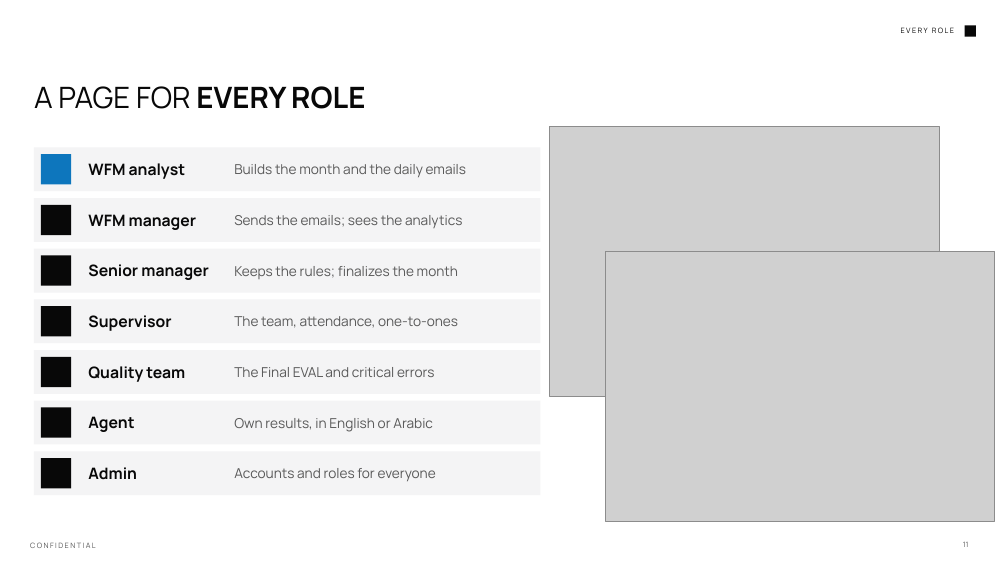
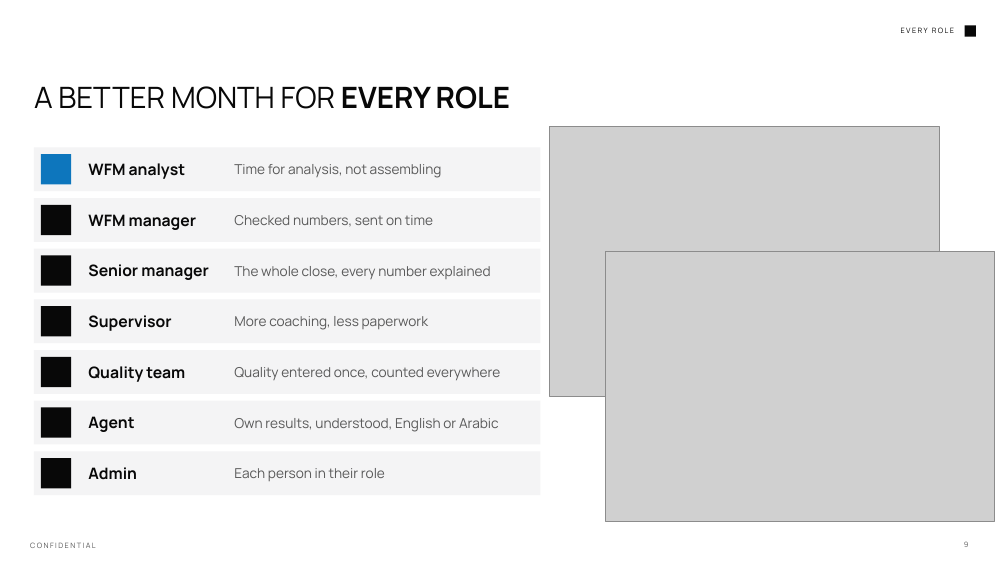
Before and after one commit to Wizdeed1/s, a slide deck: slide 9 of final/Cadence - Overview.pptx (slide 11 before the commit). Drawn at 1008x567 pixels with LibreOffice and Linux fonts; fonts in the diff are those of the drawing; grey boxes stand for pictures; background and template pictures are left out. Boxes give left, top, right and bottom in pixels: in the first picture for what was removed or moved away, otherwise in the second. Text is boxed around its words. In the diff, an @@ line names an element or a change of style, - is before the commit and + after.

```diff
--- a/final/Cadence - Overview.pptx
+++ b/final/Cadence - Overview.pptx
@@ title at (34, 86, 510, 109): text changed; bold off @@
-A PAGE FOR EVERY ROLE
+A BETTER MONTH FOR EVERY ROLE
@@ text at (234, 164, 442, 178): text changed @@
-Builds the month and the daily emails
+Time for analysis, not assembling
@@ text at (234, 215, 433, 227): text changed @@
-Sends the emails; sees the analytics
+Checked numbers, sent on time
@@ text at (234, 266, 491, 279): text changed @@
-Keeps the rules; finalizes the month
+The whole close, every number explained
@@ text at (234, 316, 428, 330): text changed @@
-The team, attendance, one-to-ones
+More coaching, less paperwork
@@ text at (234, 367, 501, 380): text changed @@
-The Final EVAL and critical errors
+Quality entered once, counted everywhere
@@ text at (234, 418, 499, 432): text changed @@
-Own results, in English or Arabic
+Own results, understood, English or Arabic
@@ text at (234, 468, 385, 481): text changed @@
-Accounts and roles for everyone
+Each person in their role
```
Also in this commit, not shown: 8 other slides changed, 6 slides added, 8 slides removed, 25 other files.
